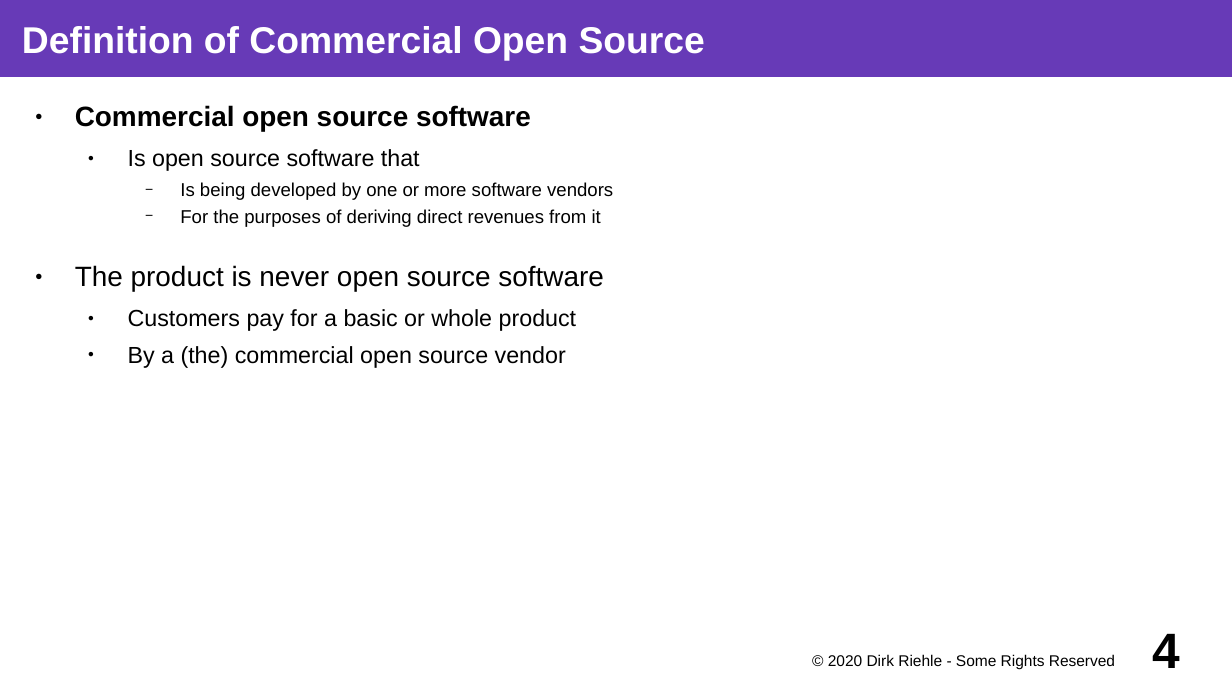
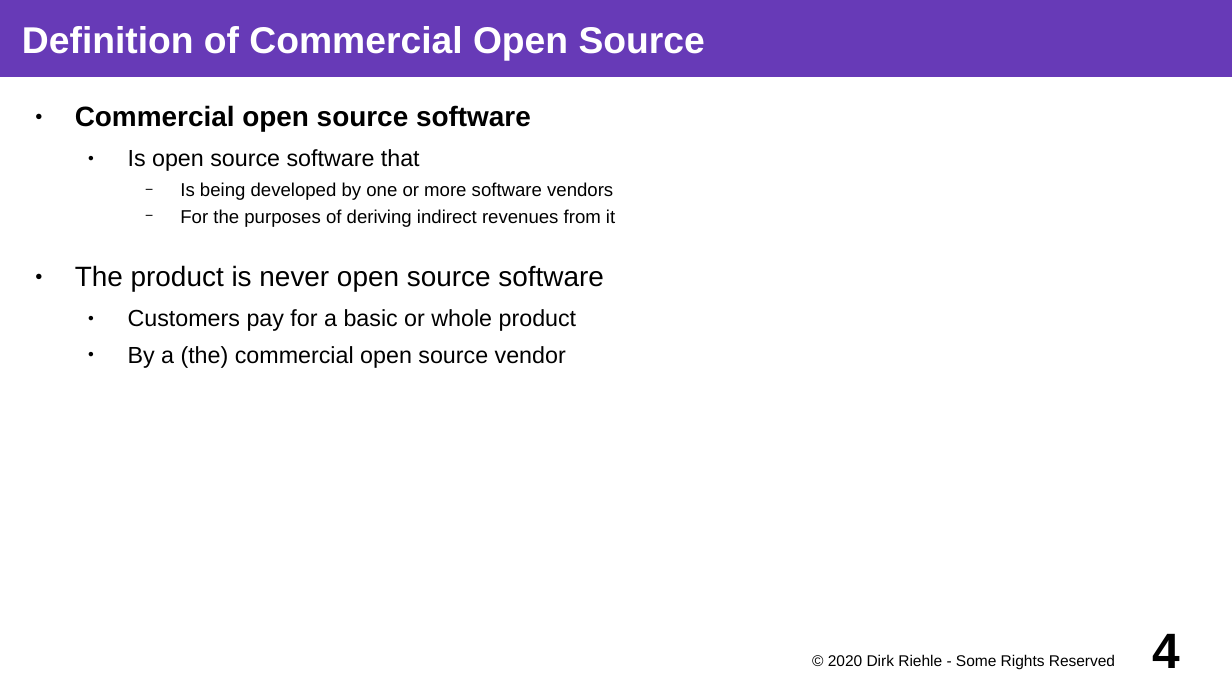
Before and after one commit to dirkriehle/coss-course, a slide deck: slide 4 of Lecture slides/COSS C03 - Commercial Open Source.odp. Drawn at 1232x693 pixels with LibreOffice and Linux fonts; fonts in the diff are those of the drawing. Boxes give left, top, right and bottom in pixels: in the first picture for what was removed or moved away, otherwise in the second. Text is boxed around its words. In the diff, an @@ line names an element or a change of style, - is before the commit and + after.

Commit message:
Finished commercial open source part.

```diff
--- a/Lecture slides/COSS C03 - Commercial Open Source.odp
+++ b/Lecture slides/COSS C03 - Commercial Open Source.odp
@@ text at [180,209,615,227]: text changed @@
-    − For the purposes of deriving direct revenues from it
+    − For the purposes of deriving indirect revenues from it
```
Also in this commit, not shown: 4 other files.
